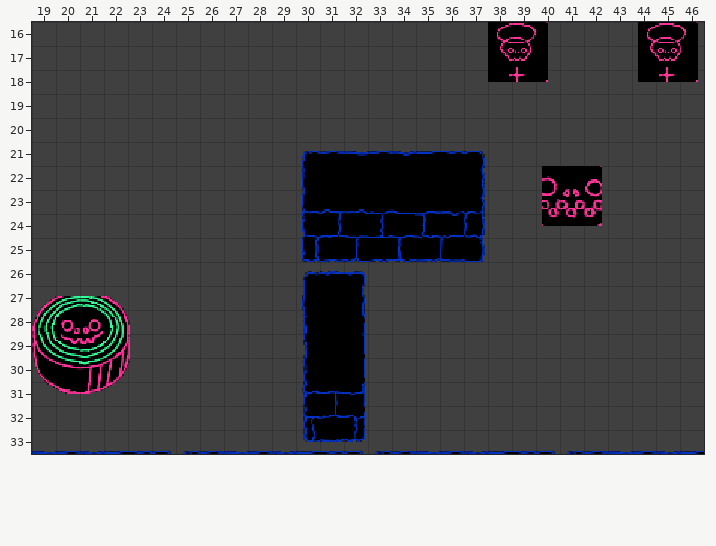
Two versions of a level (Tiled map, asset/level/3.tmx). Above: the version before the commit.
Cells are 16x16 px. Shown: x 19..46, y 16..33.
After:
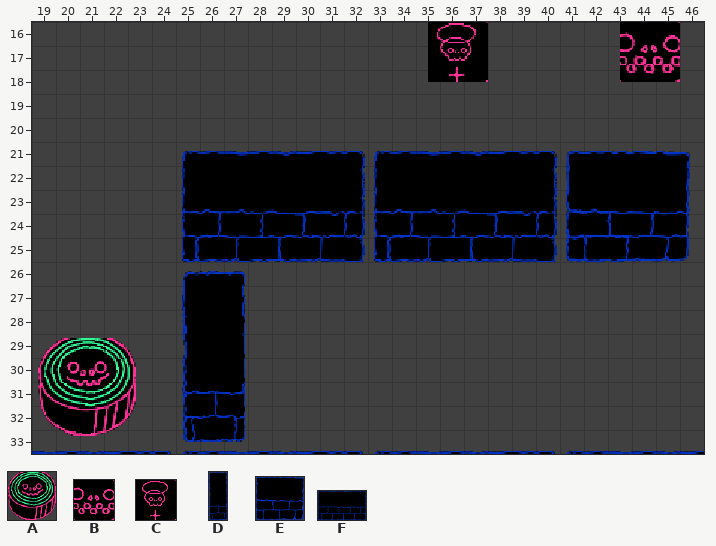
Key: from "enitities": A 0 "puck", B 1 "goal", C 7 "1up"; from "walls": D 1 "wall_1x2", E 3 "wall_2x1", F 4 "wall_3x1".
Objects are placed by their top-left corner, in cells (3,4 is the top-left corner of cell 3,4); size is 1x1 cell unless given.
Log entry: fixed level 3 being unintuitive
What changed:
Layer "walls":
changed: F "wall_3x1" at 30.2,21.4 size 7.6x4.6 -> F "wall_3x1" at 25.2,21.4 size 7.6x4.6
added: F "wall_3x1" at 33.2,21.4 size 7.6x4.6
added: E "wall_2x1" at 41.2,21.4 size 5.2x4.6
changed: D "wall_1x2" at 30.2,26.4 size 2.6x7.1 -> D "wall_1x2" at 25.2,26.4 size 2.6x7.1
Layer "entities":
changed: B "goal" at 40.2,22 size 2.5x2.5 -> B "goal" at 43.5,16 size 2.5x2.5
changed: C "oneup" at 38,16 size 2.5x2.5 -> C "oneup" at 35.5,16 size 2.5x2.5
changed: A "spawn" at 19,27.4 size 4.1x4.1 -> A "spawn" at 19.2,29.2 size 4.1x4.1
removed: C "oneup" at 44.2,16 size 2.5x2.5
Pixel boxes of the changes (left, top, right, bottom) in both pictures:
changed: (428, 22, 548, 82)
changed: (620, 22, 698, 82)
changed: (182, 151, 690, 262)
new place: (182, 271, 245, 442)
old place: (302, 271, 365, 442)
changed: (32, 296, 136, 436)
